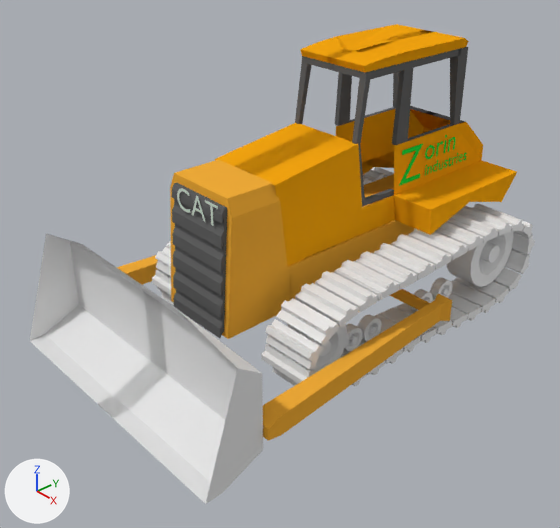
An edit to the Blender file Models/Vehicles/Land/CaterpillarD7R/CaterpillarD7R.blend, drawn before and after from the same camera.
Both versions are drawn from a camera (50 mm lens) standing at (9.24, -8.65, 5.56) and looking at (0.13, -0.53, -1.06). Lighting does not change. The marker at lower left points along +X, +Y and +Z.

The first picture shows 'Cabin', 'LeftFinalDrive', 'Plane.001', 'arms', 'body', 'caseRoof', 'leftFrontIdler', 'leftTrackPad', 'radiator', 'rightTrackPad', 'topCabin'.
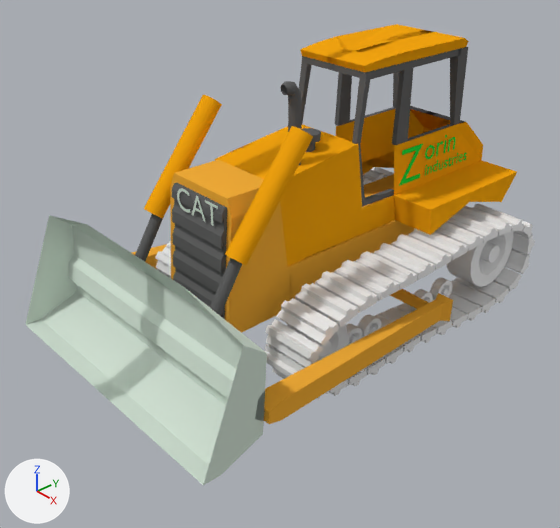
Pixel boxes [x1, y1, x2, y2] of what changed, in the pictures (560 x 528 px):
'Plane.001', reshaped, turned, modifiers changed
    before: [30, 233, 263, 504]
    after: [26, 215, 267, 485]
'arms', turned
    before: [117, 255, 452, 441]
    after: [132, 244, 453, 424]
'Cylinder', added (orange)
    after: [225, 126, 313, 265]
'Cylinder.001', added (orange)
    after: [144, 95, 222, 219]
'ACylinder', added
    after: [210, 258, 242, 316]
'moffler', added
    after: [281, 81, 302, 166]
'ACylinder.001', added
    after: [135, 214, 163, 261]
'airFilter', added
    after: [302, 128, 321, 152]
part 1 of me_plane_004, added
    after: [26, 215, 166, 401]
part 2 of me_plane_004, built on
    before: [30, 233, 263, 503]
    after: [141, 286, 267, 485]
part 3 of me_plane_004, recoloured
    before: [30, 236, 261, 504]
    after: [110, 259, 266, 485]

The change, as a diff of the scene's bpy script:
```diff
--- a/Models/Vehicles/Land/CaterpillarD7R/CaterpillarD7R.blend.py
+++ b/Models/Vehicles/Land/CaterpillarD7R/CaterpillarD7R.blend.py
@@ me_plane_004 @@
 # used by ob_plane_001; parent = ob_arms; location = (-0.000268, -3.128, -2.023); rotation_euler = (-1.571, 0.0, 0.0), in degrees (-90, 0, 0); scale = (0.244, 0.113, 1.0)
-me_plane_004.from_pydata(...)  # 30 vertices, 17 faces; spans x -1.0..11.0, y -16.3..4.1, z -1.1..0.0
+me_plane_004.from_pydata(...)  # 102 vertices, 72 faces; spans x -11.0..11.0, y -16.3..4.1, z -1.1..0.0
+# me_plane_004 part 1: a new loose piece of 51 vertices spanning x -11.0..1.0, y -16.3..4.1, z -1.1..0.0, in mat_whitepopcorn (light grey #d3e2d5)
+# me_plane_004 part 2
+# 4 faces are deleted
+# 21 vertices are added at x -1.0..11.0, y -5.9..-1.5, z -0.2..0.0
+# 23 new faces join them
+# me_plane_004 part 3: 13 faces spanning x -1.0..11.0, y -16.3..4.1, z -1.1..0.0 switch from no material to mat_whitepopcorn (light grey #d3e2d5)
@@ ob_arms @@
 ob_arms.location = (0.0167, 1.426, -1.99)
+ob_arms.rotation_euler = (-0.0643, 0.0, 0.0)  # degrees (-3.7, 0, 0)
 ob_arms.scale = (0.107, 0.0941, 1.0)
@@ ob_plane_001 @@
 ob_plane_001.scale = (0.244, 0.113, 1.0)
-_m = ob_plane_001.modifiers.new('Mirror', 'MIRROR')
@@ ob_acylinder @@
+ob_acylinder = bpy.data.objects.new('ACylinder', me_cylinder_015)  # a 32-sided cylinder along z spanning x -1.0..1.0, y -1.0..1.0, z -1.0..1.0; in mat_radiatorblack (dark grey #636363)
+ob_acylinder.parent = ob_plane_001
+ob_acylinder.location = (1.063, -2.444, -0.291)
+ob_acylinder.rotation_euler = (-0.584, 0.0, 0.0)  # degrees (-33, 0, 0)
+ob_acylinder.scale = (0.1, 0.1, 1.1)
@@ ob_acylinder_001 @@
+ob_acylinder_001 = bpy.data.objects.new('ACylinder.001', me_cylinder_015.copy())
+ob_acylinder_001.parent = ob_plane_001
+ob_acylinder_001.location = (-1.069, -2.444, -0.291)
+ob_acylinder_001.rotation_euler = (-0.584, 0.0, 0.0)  # degrees (-33, 0, 0)
+ob_acylinder_001.scale = (0.1, 0.1, 1.1)
@@ ob_cylinder @@
+ob_cylinder = bpy.data.objects.new('Cylinder', me_cylinder_016)  # a 32-sided cylinder along z spanning x -1.0..1.0, y -1.0..1.0, z -1.0..1.0; in mat_yellowb (orange #f3a511)
+ob_cylinder.parent = ob_caterpillard7r
+ob_cylinder.location = (1.118, -1.638, 0.901)
+ob_cylinder.rotation_euler = (-0.67, 0.0, 0.0)  # degrees (-38, 0, 0)
+ob_cylinder.scale = (0.196, 0.165, 1.08)
@@ ob_cylinder_001 @@
+ob_cylinder_001 = bpy.data.objects.new('Cylinder.001', me_cylinder_018)  # a 32-sided cylinder along z spanning x -1.0..1.0, y -1.0..1.0, z -1.0..1.0; in mat_yellowb (orange #f3a511)
+ob_cylinder_001.parent = ob_caterpillard7r
+ob_cylinder_001.location = (-1.095, -1.638, 0.901)
+ob_cylinder_001.rotation_euler = (-0.67, 0.0, 0.0)  # degrees (-38, 0, 0)
+ob_cylinder_001.scale = (0.196, 0.165, 1.08)
@@ ob_moffler @@
+ob_moffler = bpy.data.objects.new('moffler', me_cylinder_019)  # 384 vertices, 354 faces; spans x -1.19..1.19, y -2.38..1.14, z -1.0..12.99; in mat_radiatorblack (dark grey #636363)
+ob_moffler.parent = ob_caterpillard7r
+ob_moffler.location = (0.473, -0.52, 0.946)
+ob_moffler.scale = (0.106, 0.106, 0.106)
@@ ob_airfilter @@
+ob_airfilter = bpy.data.objects.new('airFilter', me_cylinder_020)  # 160 vertices, 130 faces; spans x -2.06..2.06, y -1.64..1.64, z -1.0..3.16; in mat_radiatorblack (dark grey #636363)
+ob_airfilter.location = (0.27, 0.0, 1.05)
+ob_airfilter.scale = (0.0929, 0.112, 0.0918)
```
